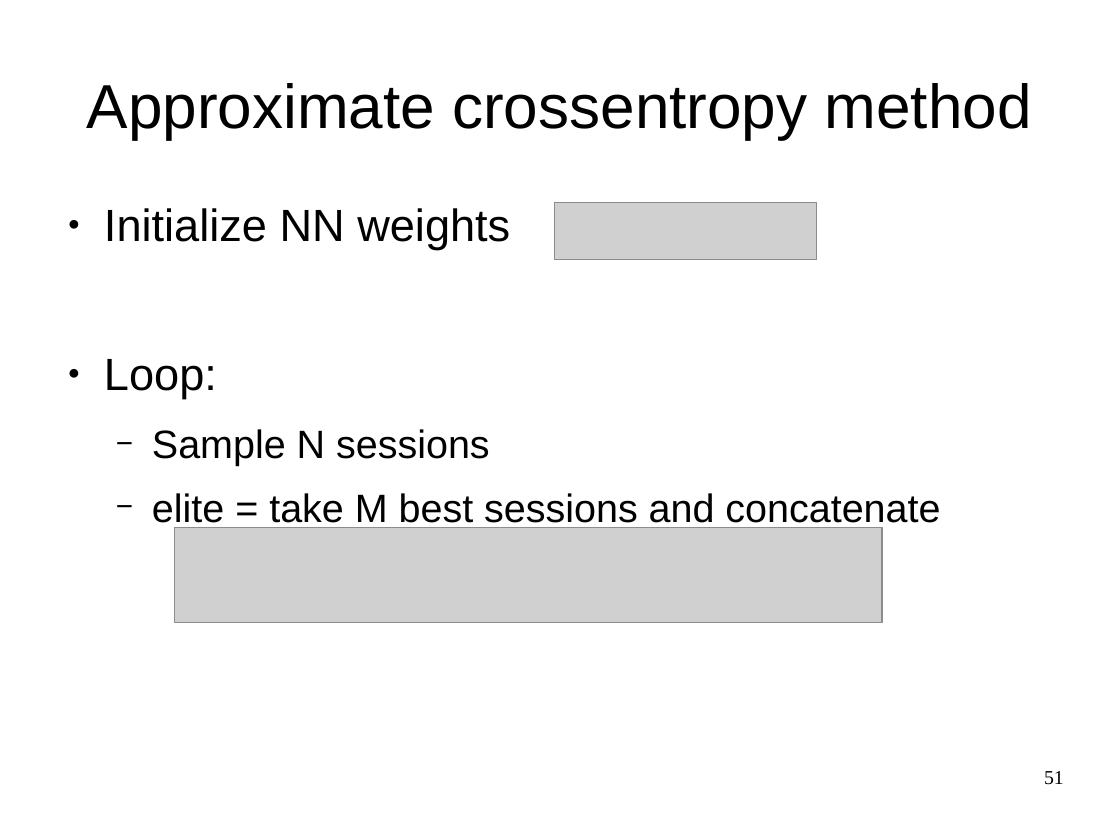
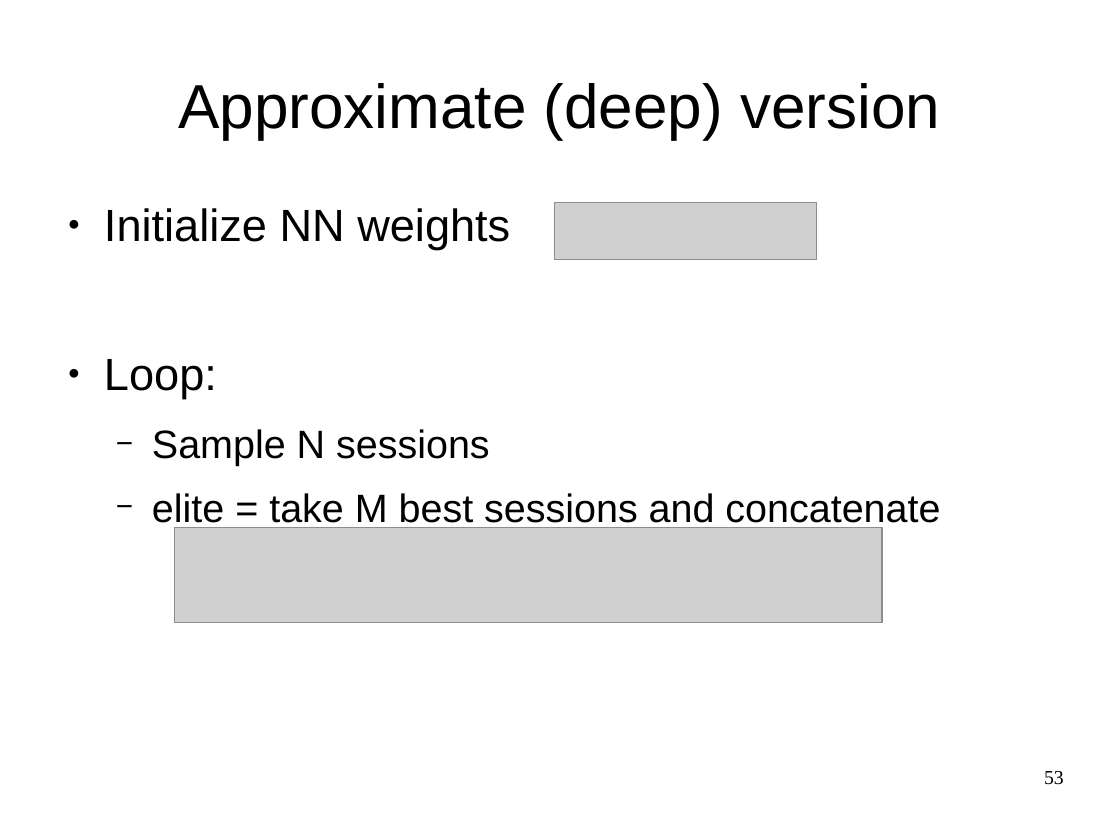
Before and after one commit to yandexdataschool/Practical_RL, a slide deck: slide 53 of week1/lecture1.odp (slide 51 before the commit). Drawn at 1120x840 pixels with LibreOffice and Linux fonts; fonts in the diff are those of the drawing; grey boxes stand for pictures. Boxes give left, top, right and bottom in pixels: in the first picture for what was removed or moved away, otherwise in the second. Text is boxed around its words. In the diff, an @@ line names an element or a change of style, - is before the commit and + after.

```diff
--- a/week1/lecture1.odp
+++ b/week1/lecture1.odp
@@ title at <box>178,83,940,139</box>: text changed @@
-Approximate crossentropy method
+Approximate (deep) version
@@ page number at <box>1044,771,1064,785</box>: text changed @@
-51
+53
```
Also in this commit, not shown: 2 other slides changed, 2 slides added, 2 other files.
